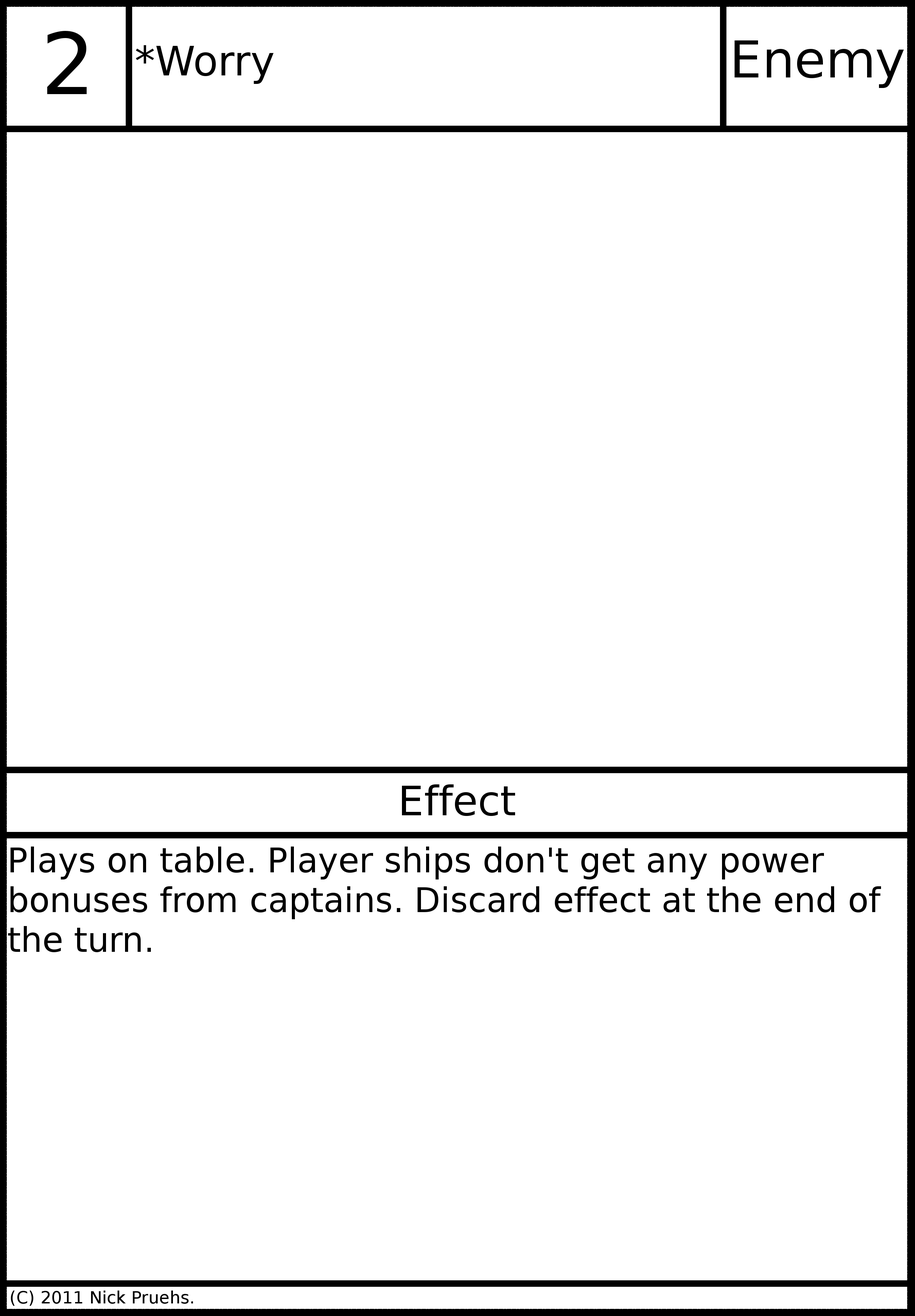
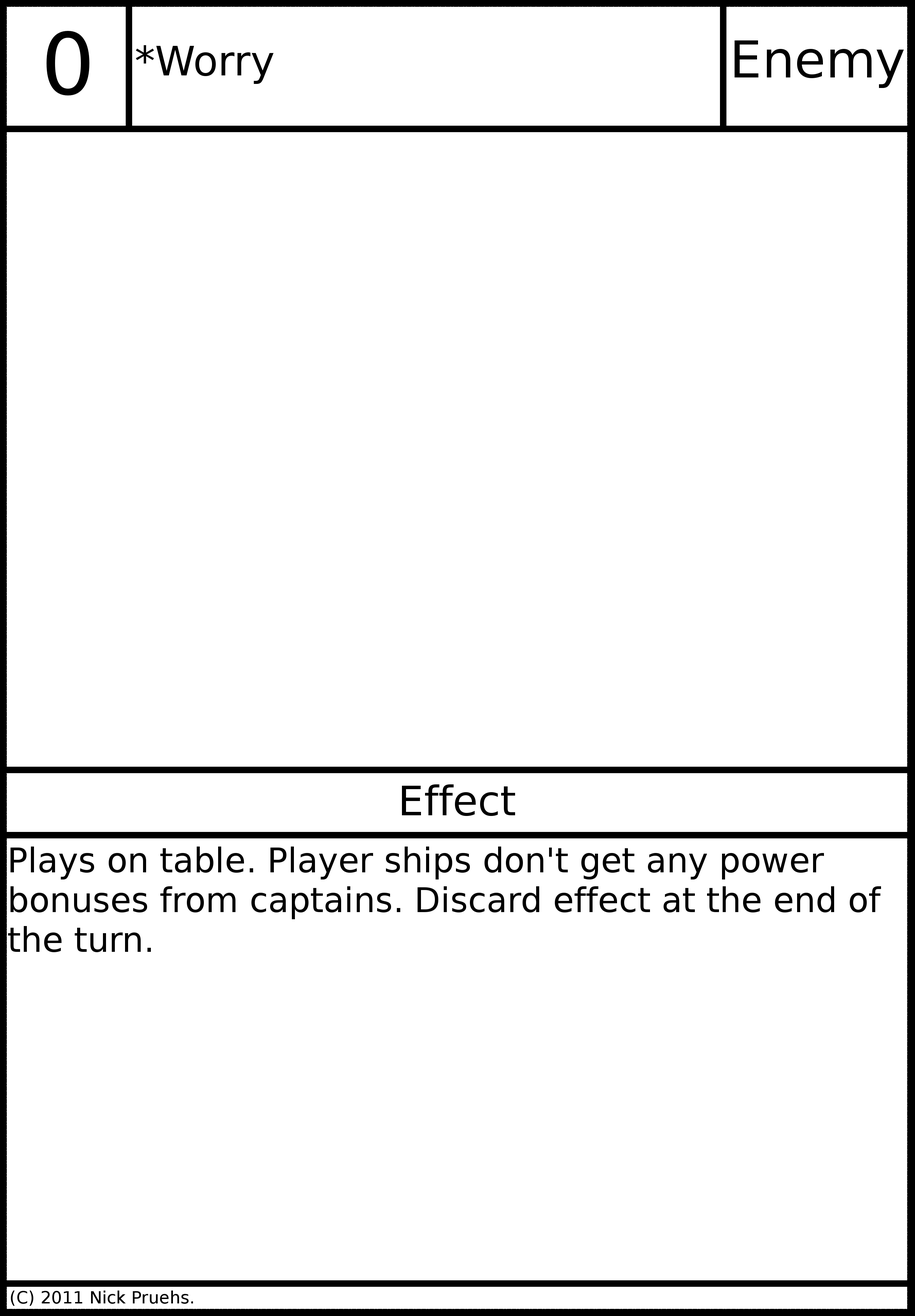
Layer changes from the first 915px x 1316px image to the second:
painted on "Threat" over [46, 30, 90, 96]
